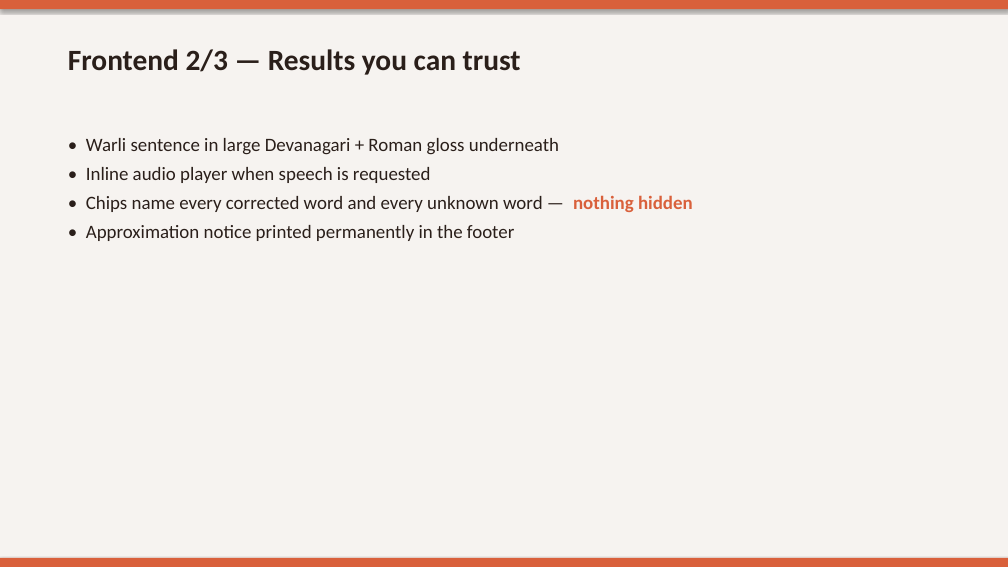
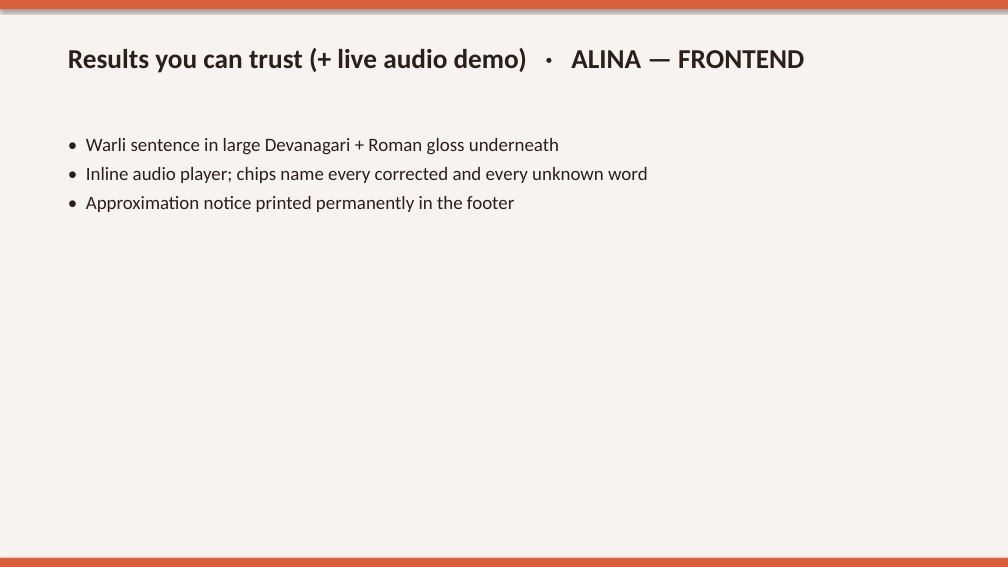
Before and after one commit to sumaiyaaa08/WARLI_TRANSLATOR, a slide deck: slide 4 of report/Warli_Vaani_Presentation.pptx. Drawn at 1008x567 pixels with LibreOffice and Linux fonts; fonts in the diff are those of the drawing. Boxes give left, top, right and bottom in pixels: in the first picture for what was removed or moved away, otherwise in the second. Text is boxed around its words. In the diff, an @@ line names an element or a change of style, - is before the commit and + after.

Commit message:
Presentation: 17 pro slides with diagrams + corrected roles

```diff
--- a/report/Warli_Vaani_Presentation.pptx
+++ b/report/Warli_Vaani_Presentation.pptx
@@ text at <box>68,48,804,73</box>: text changed; size 28 to 26 pt @@
-Frontend 2/3 — Results you can trust
+Results you can trust (+ live audio demo) · ALINA — FRONTEND
@@ text at <box>86,167,648,183</box>: text changed @@
-• Inline audio player when speech is requested
-• Chips name every corrected word and every unknown word — nothing hidden
+• Inline audio player; chips name every corrected and every unknown word
```
Also in this commit, not shown: 13 other slides changed, 2 slides added, 2 slides removed.
